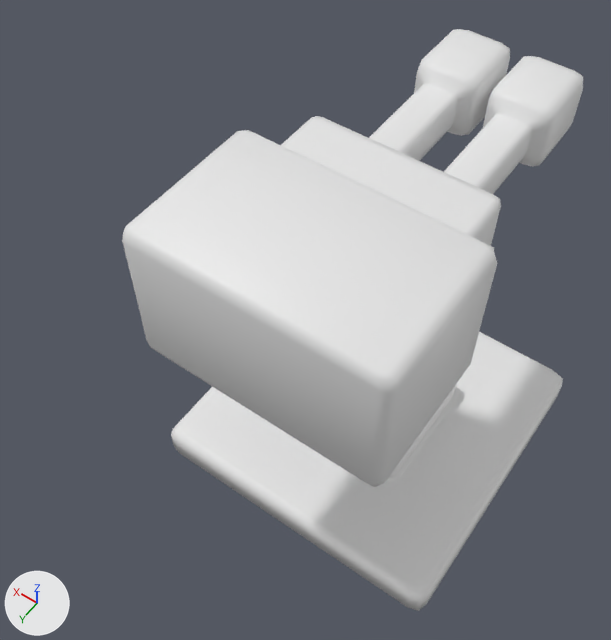
The Blender file 3D Models/Turret_01.blend as it was, and as the next commit left it.
Rendered twice from a 50 mm lens placed at (-1.46, 2.83, 5.15), pointed at (0.27, 0.41, 1.34). Every picture has the same lights, and +X, +Y and +Z are marked at lower left.
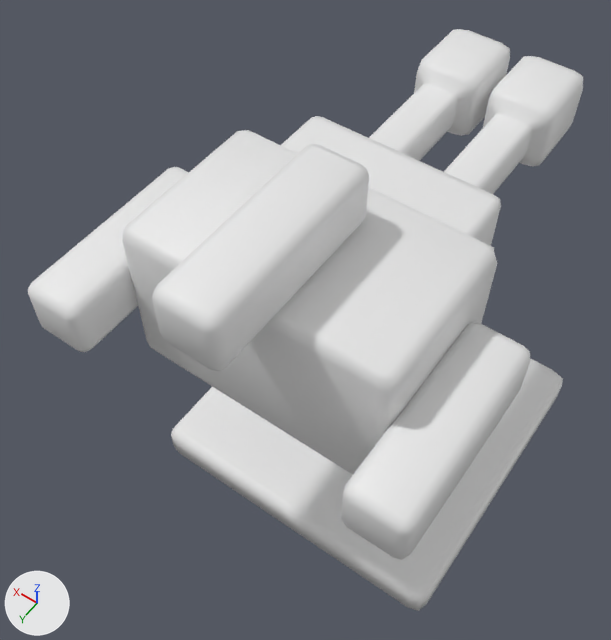
Pixel boxes (x1, y1, x2, y2) of what changed, in the pictures (611 x 640 px):
'Cube.005', added
    after: (152, 144, 369, 371)
'Cube.007', added
    after: (341, 322, 530, 560)
'Cube.006', added
    after: (28, 167, 189, 353)

What changed in the scene script:
```text
Add me_cube_006:
    me_cube_006.from_pydata(...)  # 56 vertices, 54 faces; spans x -0.161..0.161, y 0.012..1.056, z -0.161..0.161
    me_cube_006.polygons.foreach_set('use_smooth', [True] * 54)
    me_cube_006.materials.append(mat_material_001)  # its picture is missing
Add ob_cube_007:
    ob_cube_007 = bpy.data.objects.new('Cube.007', me_cube_006)
    ob_cube_007.parent = ob_cube_002
    ob_cube_007.matrix_parent_inverse = Matrix(((1.0, 0.0, 0.0, 0.0), (0.0, 1.0, 0.0, -0.743), (0.0, 0.0, 1.0, -2.064), (0.0, 0.0, 0.0, 1.0)))
    ob_cube_007.location = (-0.865, 0.511, 2.08)
Add ob_cube_006:
    ob_cube_006 = bpy.data.objects.new('Cube.006', me_cube_006.copy())
    ob_cube_006.parent = ob_cube_002
    ob_cube_006.matrix_parent_inverse = Matrix(((1.0, 0.0, 0.0, 0.0), (0.0, 1.0, 0.0, -0.743), (0.0, 0.0, 1.0, -2.064), (0.0, 0.0, 0.0, 1.0)))
    ob_cube_006.location = (0.864, 0.511, 2.08)
Add ob_cube_005:
    ob_cube_005 = bpy.data.objects.new('Cube.005', me_cube_006.copy())
    ob_cube_005.parent = ob_cube_002
    ob_cube_005.matrix_parent_inverse = Matrix(((1.0, 0.0, 0.0, 0.0), (0.0, 1.0, 0.0, -0.743), (0.0, 0.0, 1.0, -2.064), (0.0, 0.0, 0.0, 1.0)))
    ob_cube_005.location = (0.0, 0.511, 2.653)
```
